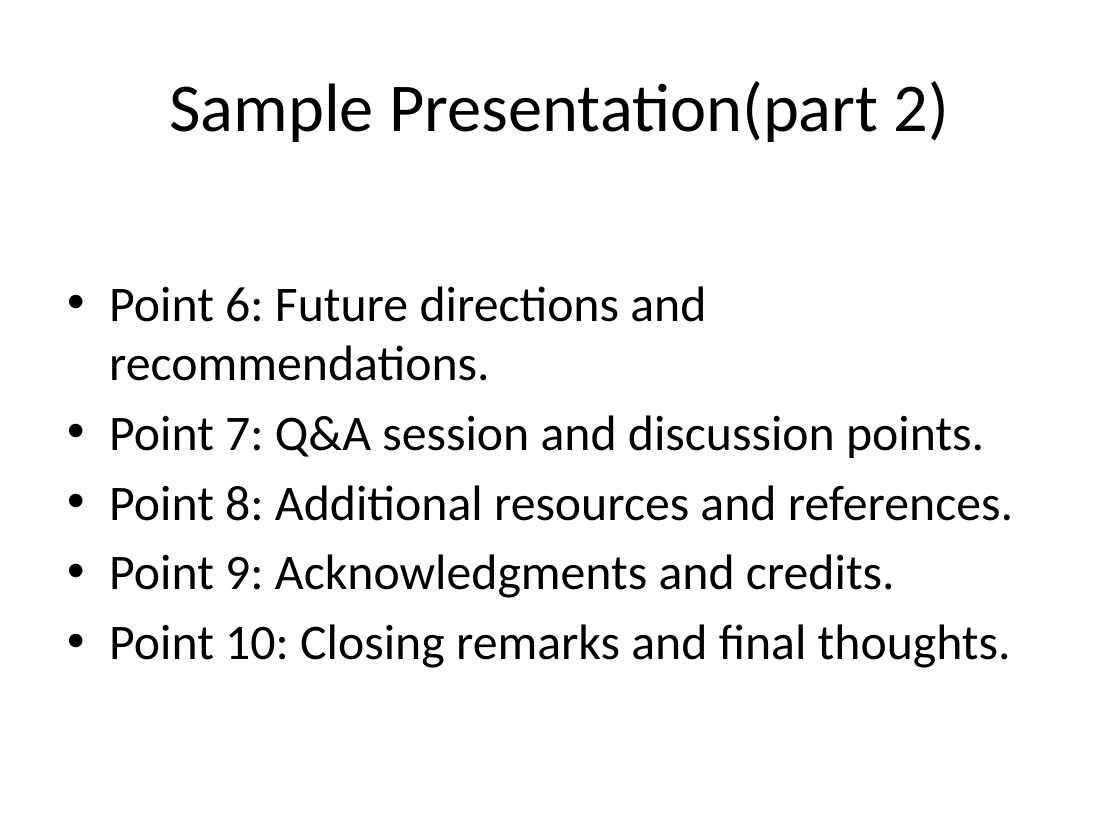
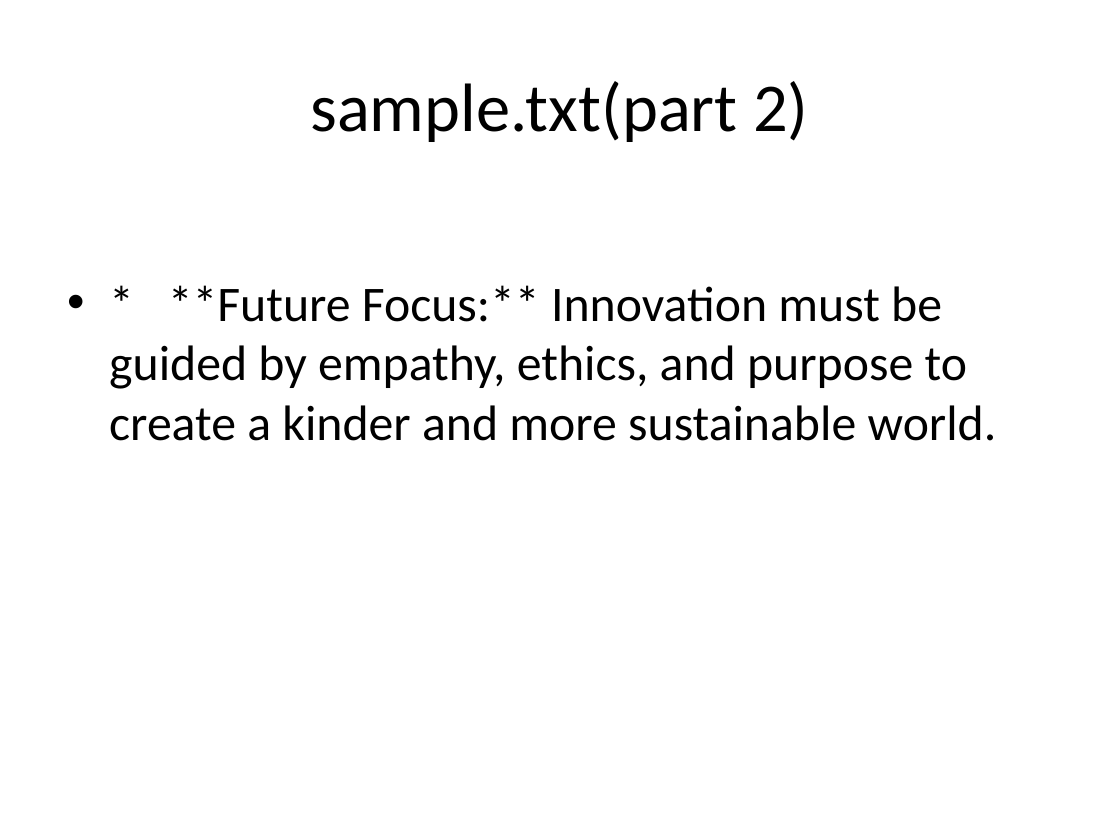
Before and after one commit to pragatmittal/AI_Based_PPT_Generator, a slide deck: slide 3 of output/generated_presentation.pptx. Drawn at 1120x840 pixels with LibreOffice and Linux fonts; fonts in the diff are those of the drawing. Boxes give left, top, right and bottom in pixels: in the first picture for what was removed or moved away, otherwise in the second. Text is boxed around its words. In the diff, an @@ line names an element or a change of style, - is before the commit and + after.

Commit message:
Implement FastAPI backend for AI-Based PowerPoint

```diff
--- a/output/generated_presentation.pptx
+++ b/output/generated_presentation.pptx
@@ title at [310,81,808,142]: text changed @@
-Sample Presentation(part 2)
+sample.txt(part 2)
@@ text at [109,285,997,441]: text changed @@
-• Point 6: Future directions and recommendations.
-• Point 7: Q&A session and discussion points.
-• Point 8: Additional resources and references.
-• Point 9: Acknowledgments and credits.
-• Point 10: Closing remarks and final thoughts.
+• * **Future Focus:** Innovation must be guided by empathy, ethics, and purpose to create a kinder and more sustainable world.
```
Also in this commit, not shown: 2 other slides changed, 6 other files.
